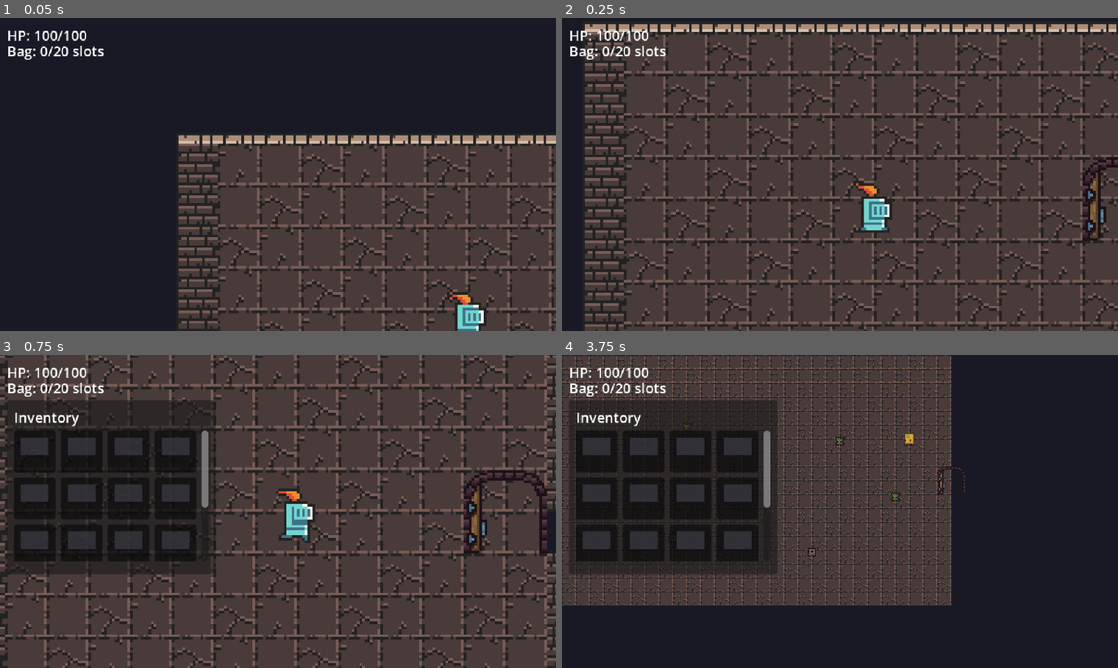
Above: before the commit, frames 1-4 (two rows, left to right).
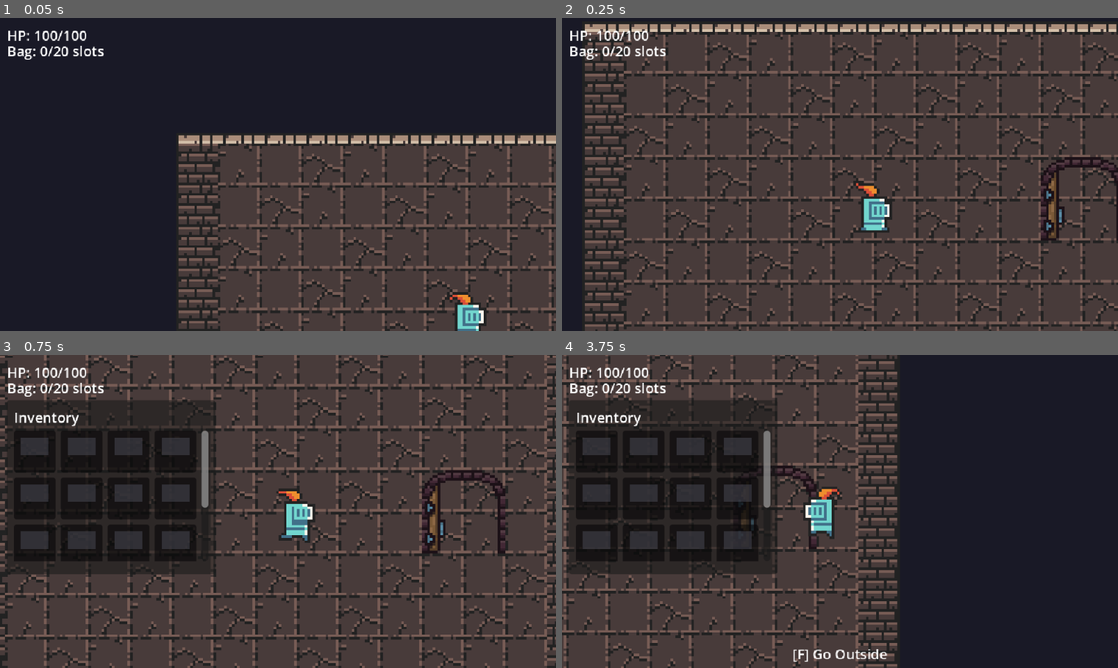
Above: after the commit, the same moments.

Repository: apaqa/depthcraft
Game: Godot game, scene res://scenes/main.tscn
Same seed, same stepped clock (60 frames per second), same inputs: the game is played once before the commit and once after it.
Inputs:
- Up to frame 1 (0.05 s): no input
- Up to frame 2 (0.25 s): no input
- Up to frame 3 (0.75 s): tap Enter (toggle_inventory) at 0.5 s; hold D (move_right) from 0.53 s (still down); hold F (enter) from 0.53 s (still down)
- Up to frame 4 (3.75 s): release D (move_right) at 1.28 s; release F (enter) at 1.28 s; hold S (move_down) 1.28-2.03 s; tap E (interact) at 1.35, 2.85 s; hold D (move_right) 2.03-2.78 s; hold F (enter) 2.03-2.78 s; hold W (move_up) 2.78-3.53 s; hold A (move_left) from 3.53 s (still down); hold F (enter) from 3.53 s (still down)

Frame 1 is identical in both runs. In frame 2, 1.5% of the frame differs, in the area x 86-100%, y 44-72%; in frame 3, 2.2%; in frame 4, 29%, in the area x 0-73%, y 0-100%.

Commit message:
fix: portal transition player control + dungeon wall collision gaps

Diff:
--- a/scenes/dungeon/dungeon_level.tscn
+++ b/scenes/dungeon/dungeon_level.tscn
@@ -14,6 +14,6 @@
 position = Vector2(112, 80)
 
 [node name="ExitPortal" parent="." instance=ExtResource("3_q4k0m")]
-position = Vector2(208, 80)
+position = Vector2(192, 80)
 target_level_id = "overworld"
 prompt_text = "[F] Go Outside"
--- a/scripts/dungeon/dungeon_level.gd
+++ b/scripts/dungeon/dungeon_level.gd
@@ -10,8 +10,6 @@
 const SOURCE_WALL_LEFT := 103
 const SOURCE_WALL_RIGHT := 104
 const SOURCE_WALL_MID := 105
-const DOORWAY_Y := 5
-
 @onready var tile_map_layer: TileMapLayer = $TileMapLayer
 @onready var player_spawn: Marker2D = $PlayerSpawn
 
@@ -26,9 +24,6 @@
 	for y in range(ROOM_SIZE.y):
 		for x in range(ROOM_SIZE.x):
 			var coords := Vector2i(x, y)
-			if is_doorway(coords):
-				continue
-
 			if y == 0:
 				tile_map_layer.set_cell(coords, get_top_wall_source(x), Vector2i.ZERO)
 			elif y == ROOM_SIZE.y - 1:
@@ -66,7 +61,3 @@
 	if x == ROOM_SIZE.x - 1:
 		return SOURCE_TOP_RIGHT
 	return SOURCE_TOP_MID
-
-
-func is_doorway(coords: Vector2i) -> bool:
-	return coords.x == ROOM_SIZE.x - 1 and coords.y == DOORWAY_Y
--- a/scripts/main.gd
+++ b/scripts/main.gd
@@ -30,7 +30,7 @@
 
 	if current_level != null:
 		if player.get_parent() == current_level:
-			current_level.remove_child(player)
+			player.reparent(level_root)
 		current_level.queue_free()
 
 	current_level = next_scene.instantiate()
@@ -38,6 +38,12 @@
 	level_root.add_child(current_level)
 	if current_level.has_method("place_player"):
 		current_level.place_player(player)
+	else:
+		player.reparent(level_root)
+
+	player.process_mode = Node.PROCESS_MODE_INHERIT
+	player.set_physics_process(true)
+	player.set_process_unhandled_input(true)
 
 
 func _get_level_scene(level_id: String) -> PackedScene:
--- /dev/null
+++ b/tests/test_level_flow.gd
@@ -0,0 +1,71 @@
+extends SceneTree
+
+const MAIN_SCENE := preload("res://scenes/main.tscn")
+const DUNGEON_SCENE := preload("res://scenes/dungeon/dungeon_level.tscn")
+
+var _failures: PackedStringArray = []
+
+
+func _initialize() -> void:
+	await test_level_transition_keeps_player_and_inventory()
+	await test_dungeon_border_has_no_empty_cells()
+	_report_results()
+
+
+func test_level_transition_keeps_player_and_inventory() -> void:
+	var main = MAIN_SCENE.instantiate()
+	root.add_child(main)
+	await process_frame
+
+	main.change_level("dungeon")
+	var player = main.player
+	player.inventory.add_item("wood", 3)
+	main.change_level("overworld")
+	await process_frame
+
+	_assert(is_instance_valid(player), "Player should remain valid after level transition.")
+	_assert(player.get_parent() == main.current_level, "Player should be parented to the active level after transition.")
+	_assert(main.current_level_id == "overworld", "Main should track the overworld as the active level.")
+	_assert(player.inventory.get_item_count("wood") == 3, "Inventory should persist across level transitions.")
+
+	main.change_level("dungeon")
+	await process_frame
+	_assert(player.get_parent() == main.current_level, "Player should reattach to the dungeon level after returning.")
+
+	main.queue_free()
+	await process_frame
+
+
+func test_dungeon_border_has_no_empty_cells() -> void:
+	var dungeon = DUNGEON_SCENE.instantiate()
+	root.add_child(dungeon)
+	await process_frame
+	dungeon.build_test_room()
+
+	for x in range(dungeon.ROOM_SIZE.x):
+		_assert(dungeon.tile_map_layer.get_cell_source_id(Vector2i(x, 0)) != -1, "Top border should be fully walled.")
+		_assert(dungeon.tile_map_layer.get_cell_source_id(Vector2i(x, dungeon.ROOM_SIZE.y - 1)) != -1, "Bottom border should be fully walled.")
+
+	for y in range(dungeon.ROOM_SIZE.y):
+		_assert(dungeon.tile_map_layer.get_cell_source_id(Vector2i(0, y)) != -1, "Left border should be fully walled.")
+		_assert(dungeon.tile_map_layer.get_cell_source_id(Vector2i(dungeon.ROOM_SIZE.x - 1, y)) != -1, "Right border should be fully walled.")
+
+	dungeon.queue_free()
+	await process_frame
+
+
+func _assert(condition: bool, message: String) -> void:
+	if not condition:
+		_failures.append(message)
+
+
+func _report_results() -> void:
+	if _failures.is_empty():
+		print("All level flow tests passed.")
+		quit(0)
+		return
+
+	for failure in _failures:
+		push_error(failure)
+
+	quit(1)
Not shown, added: scripts/inventory/inventory.gd.uid
Not shown, added: scripts/inventory/item_database.gd.uid
Not shown, added: scripts/overworld/test_overworld.gd.uid
Not shown, added: scripts/ui/floating_text.gd.uid
Not shown, added: scripts/ui/interaction_prompt.gd.uid
Not shown, added: scripts/world/portal.gd.uid
Not shown, added: scripts/world/resource_node.gd.uid
Not shown, added: tests/test_inventory.gd.uid
